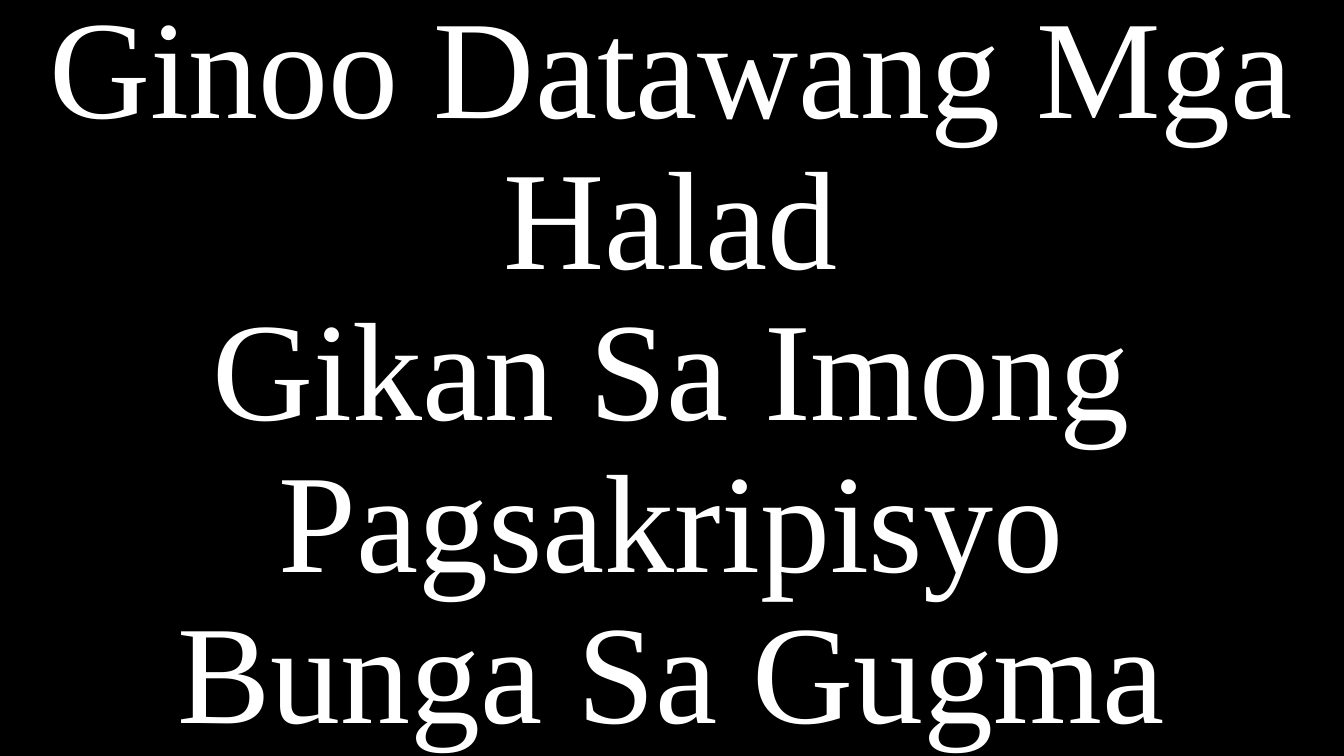
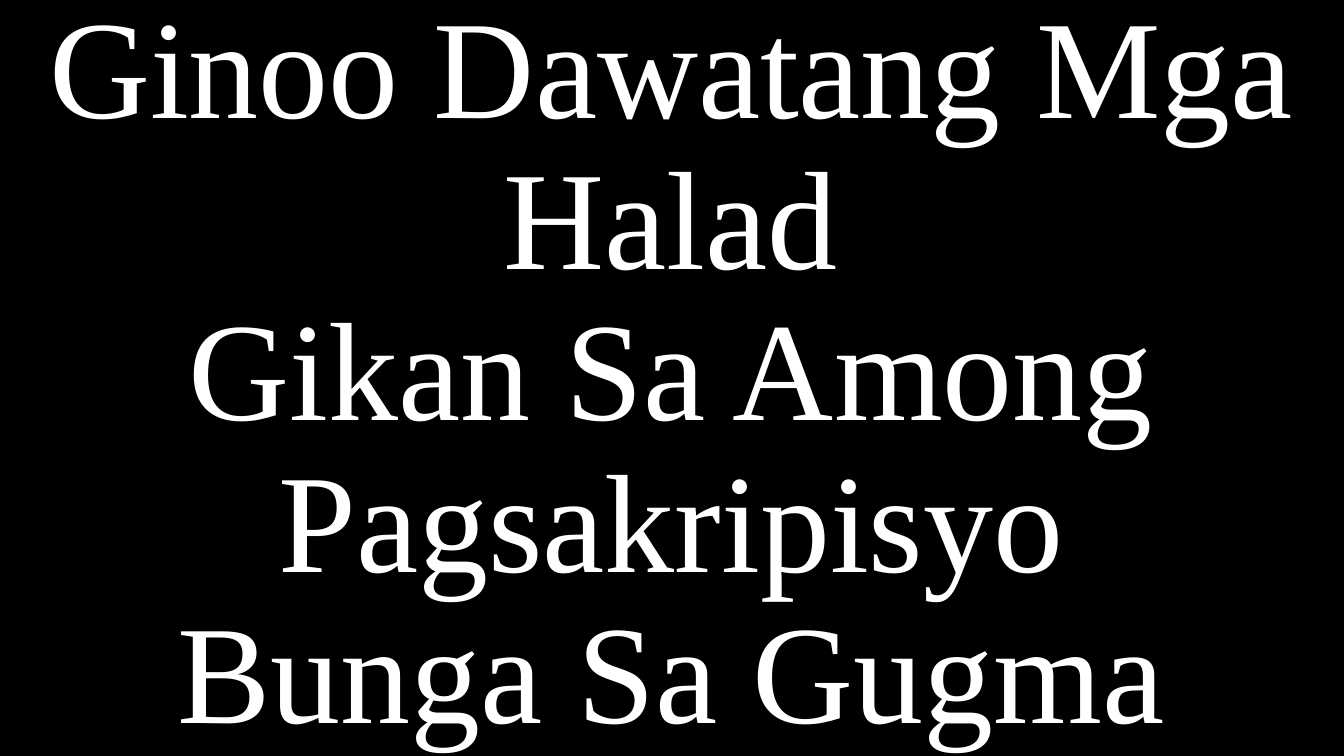
Before and after one commit to CHRISTIANARIBAL/Simbahan, a slide deck: slide 2 of Kanta/halad/Ginoo Dawata.pptx. Drawn at 1344x756 pixels with LibreOffice and Linux fonts; fonts in the diff are those of the drawing. Boxes give left, top, right and bottom in pixels: in the first picture for what was removed or moved away, otherwise in the second. Text is boxed around its words. In the diff, an @@ line names an element or a change of style, - is before the commit and + after.

```diff
--- a/Kanta/halad/Ginoo Dawata.pptx
+++ b/Kanta/halad/Ginoo Dawata.pptx
@@ title at bbox=[49, 25, 1292, 749]: text changed @@
-Ginoo Datawang Mga Halad
-Gikan Sa Imong Pagsakripisyo
-Bunga Sa Gugma
+Ginoo Dawatang Mga Halad
+Gikan Sa Among Pagsakripisyo
+Bunga Sa Gugma
```
Also in this commit, not shown: 2 other slides changed, 7 other files.
